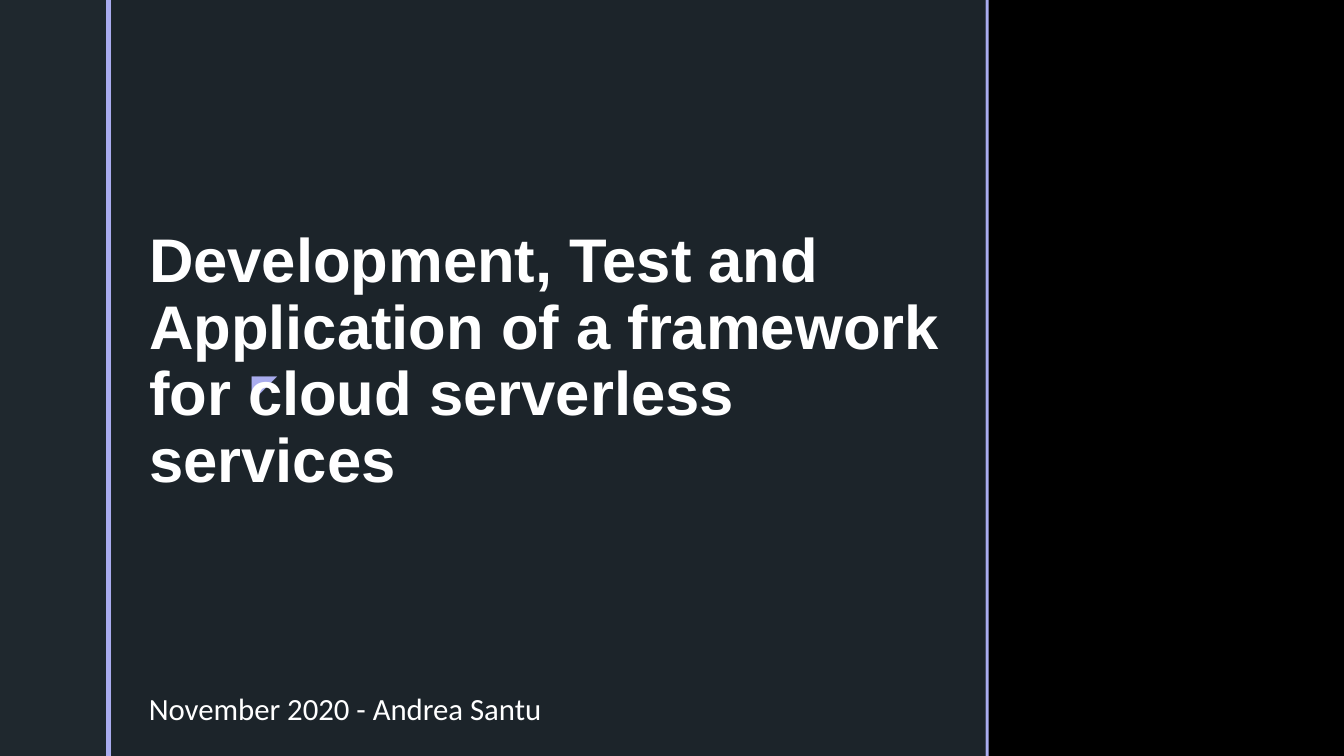
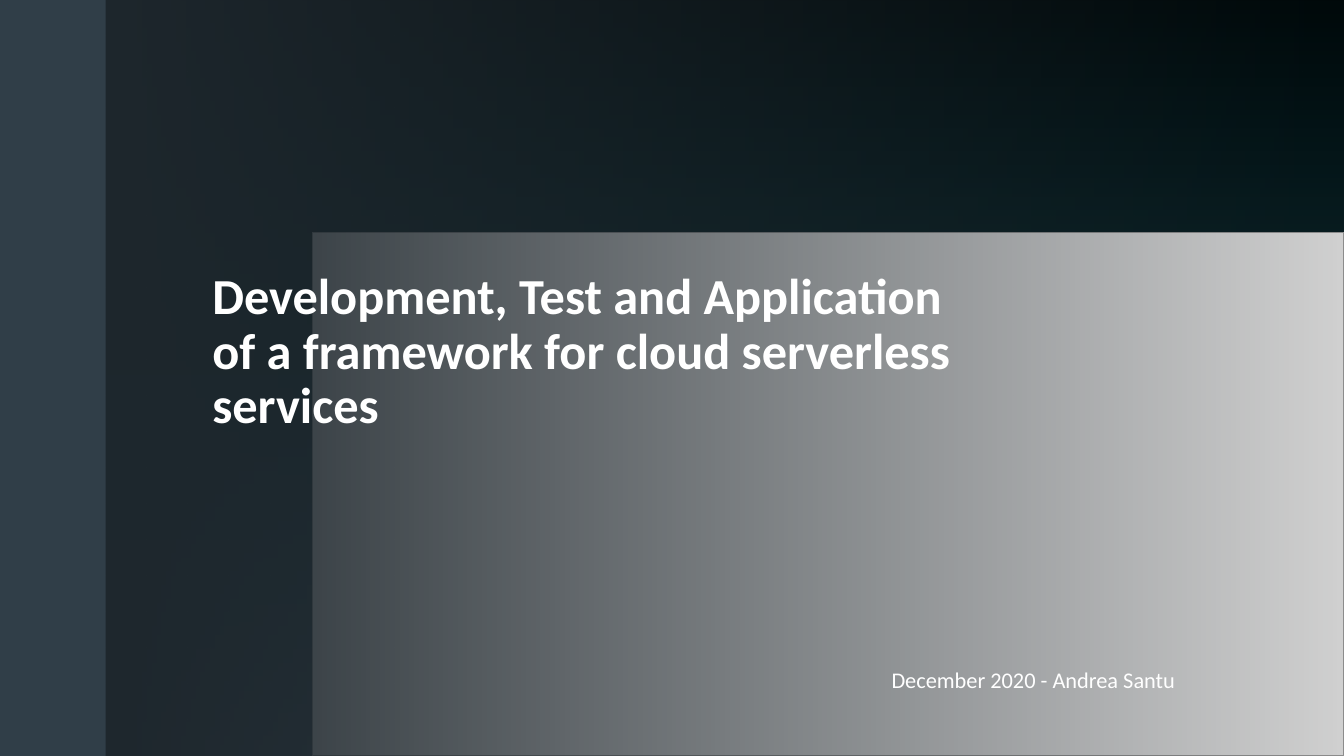
Before and after one commit to androsanta/Thesis, a slide deck: slide 1 of presentation/presentation.pptx. Drawn at 1344x756 pixels with LibreOffice and Linux fonts; fonts in the diff are those of the drawing; grey boxes stand for pictures; background and template pictures are left out. Boxes give left, top, right and bottom in pixels: in the first picture for what was removed or moved away, otherwise in the second. Text is boxed around its words. In the diff, an @@ line names an element or a change of style, - is before the commit and + after.

```diff
--- a/presentation/presentation.pptx
+++ b/presentation/presentation.pptx
@@ rectangle removed at (x1=0, y1=0, x2=106, y2=756) @@
@@ rectangle added at (x1=0, y1=0, x2=1344, y2=756), fill #000000 @@
@@ rectangle added at (x1=0, y1=0, x2=1344, y2=756), fill gradient #4B606F to #055E6A @@
@@ rectangle added at (x1=0, y1=0, x2=106, y2=756), fill #303E48 @@
@@ rectangle added at (x1=105, y1=0, x2=1344, y2=756), fill gradient #1F282E @@
@@ rectangle removed at (x1=106, y1=0, x2=111, y2=756) @@
@@ rectangle added at (x1=106, y1=0, x2=111, y2=756), fill #A9ACEE @@
@@ rectangle added at (x1=111, y1=0, x2=1254, y2=756), fill #1F282E at 92% opacity @@
@@ rectangle added at (x1=1254, y1=0, x2=1257, y2=756), fill #A9ACEE @@
@@ picture added at (x1=313, y1=232, x2=1344, y2=756) @@
@@ title "Development, Test and Application of ..." moved from (x1=149, y1=237, x2=939, y2=483) to (x1=212, y1=273, x2=950, y2=424) @@
@@ title "Development, Test and Application of ..." at (x1=212, y1=273, x2=950, y2=424): size 44 to 36 pt, font Arial to Calibri @@
@@ text removed at (x1=242, y1=360, x2=287, y2=410) @@
-◤
@@ text at (x1=892, y1=672, x2=1175, y2=688): text changed; size 22 to 16 pt @@
-November 2020 - Andrea Santu
+December 2020 - Andrea Santu
```
Also in this commit, not shown: 5 other slides changed, 4 slides added, 2 slides removed.
